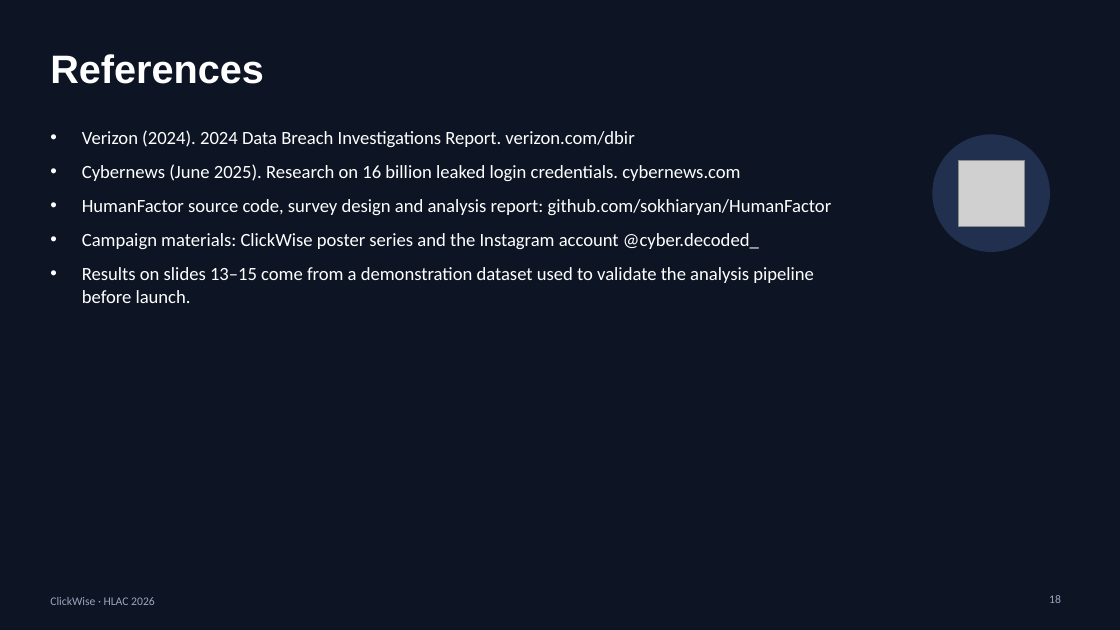
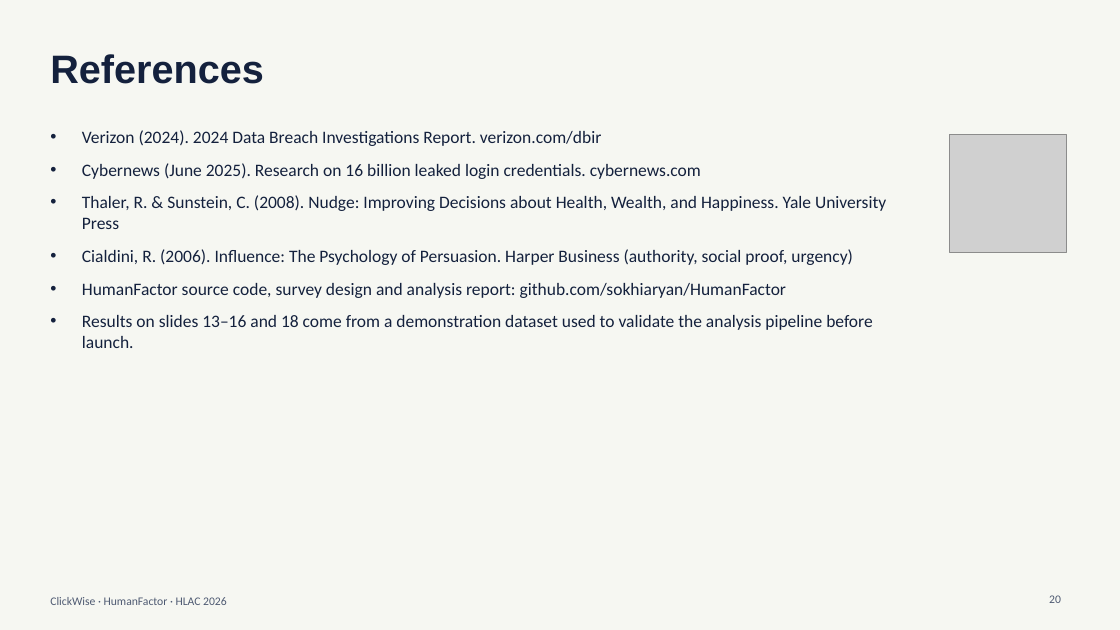
Before and after one commit to sokhiaryan/HumanFactor, a slide deck: slide 20 of ClickWise-presentation.pptx (slide 18 before the commit). Drawn at 1120x630 pixels with LibreOffice and Linux fonts; fonts in the diff are those of the drawing; grey boxes stand for pictures. Boxes give left, top, right and bottom in pixels: in the first picture for what was removed or moved away, otherwise in the second. Text is boxed around its words. In the diff, an @@ line names an element or a change of style, - is before the commit and + after.

```diff
--- a/ClickWise-presentation.pptx
+++ b/ClickWise-presentation.pptx
@@ background #0D1424 to #F6F7F2 @@
@@ title "References" at [50,54,264,84]: text colour #FFFFFF to #14213D @@
@@ text at [82,130,786,298]: size 16 to 15 pt, text colour #FFFFFF to #14213D in "Verizon (2024). 2024 Data Breach Investigations Report. ...", "Cybernews (June 2025). Research on 16 billion ...", "HumanFactor source code, survey design and analysis ..." @@
@@ ellipse removed at [933,134,1050,252] @@
@@ picture added at [949,134,1067,252] @@
@@ picture removed at [959,160,1024,226] @@
@@ text at [82,195,886,265]: paragraphs added @@
+• Thaler, R. & Sunstein, C. (2008). Nudge: Improving Decisions about Health, Wealth, and Happiness. Yale University Press
+• Cialdini, R. (2006). Influence: The Psychology of Persuasion. Harper Business (authority, social proof, urgency)
@@ text at [82,315,872,348]: text changed; size 16 to 15 pt; text colour #FFFFFF to #14213D @@
-• Campaign materials: ClickWise poster series and the Instagram account @cyber.decoded_
-• Results on slides 13–15 come from a demonstration dataset used to validate the analysis pipeline before launch.
+• Results on slides 13–16 and 18 come from a demonstration dataset used to validate the analysis pipeline before launch.
@@ text at [50,597,227,605]: text changed; text colour #9AA6BD to #4E5A72 @@
-ClickWise · HLAC 2026
+ClickWise · HumanFactor · HLAC 2026
@@ page number at [1049,595,1061,603]: text changed; text colour #9AA6BD to #4E5A72 @@
-18
+20
```
Also in this commit, not shown: 11 other slides changed, 8 slides added, 6 slides removed.
